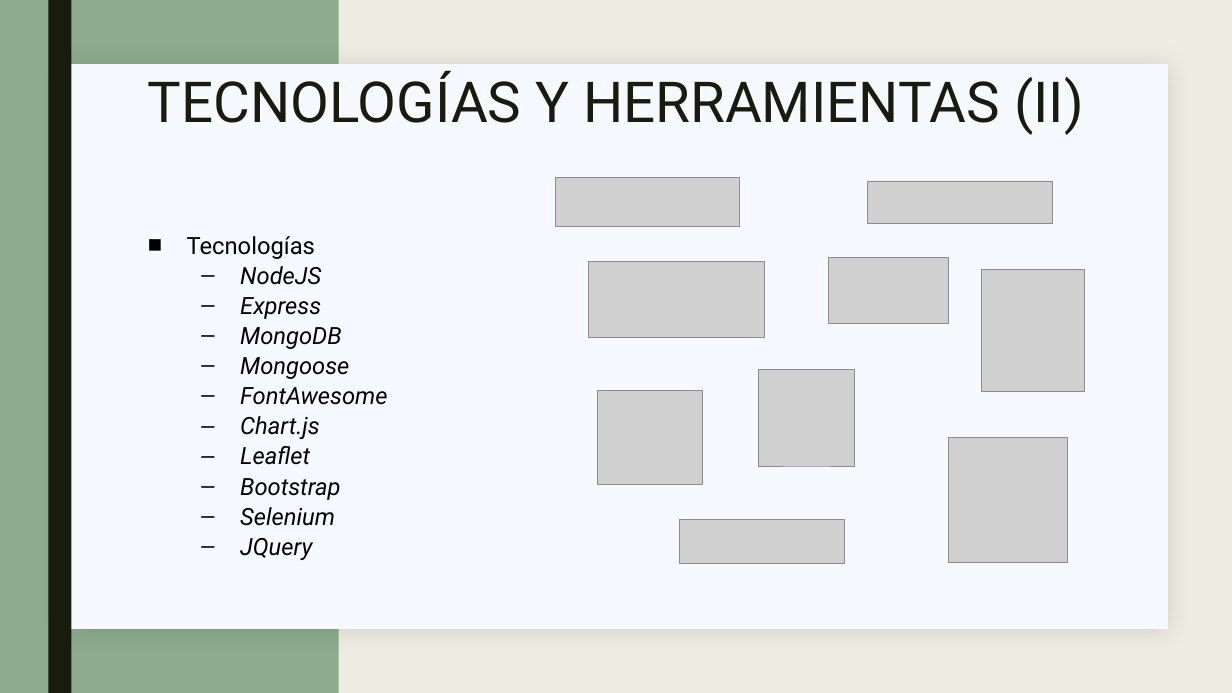
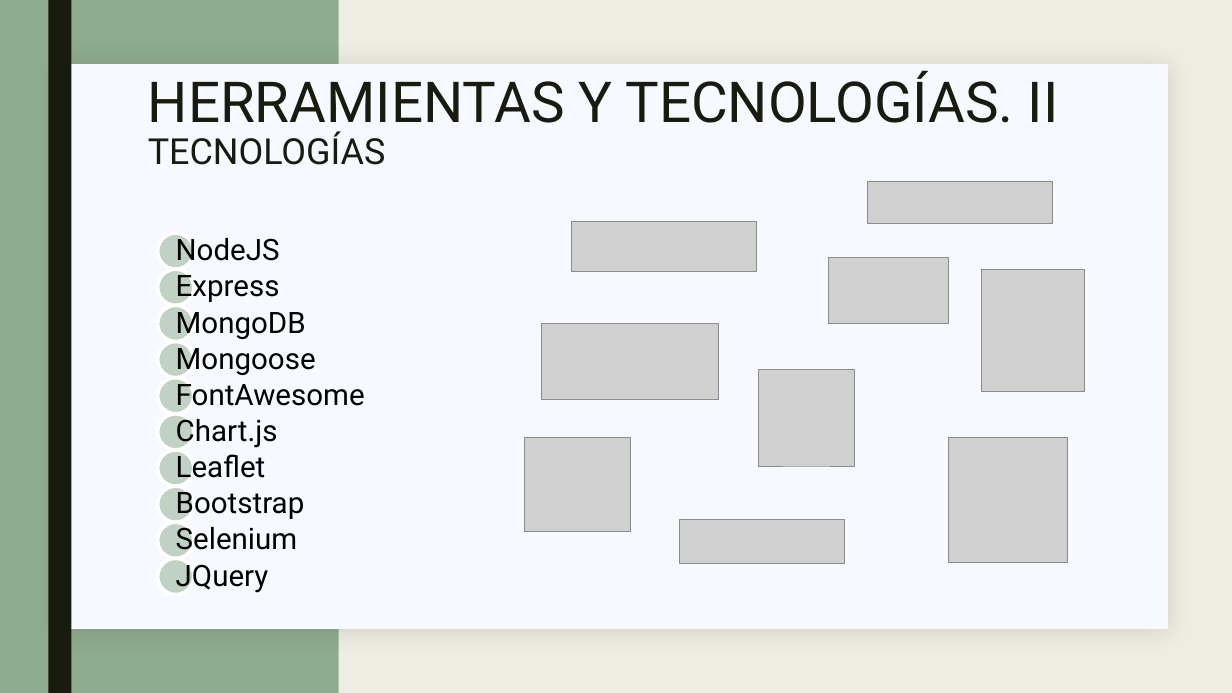
Before and after one commit to golmenero/tfg_inmobiliaria, a slide deck: slide 17 of MATERIAL/Defensa/Presentación.pptx (slide 6 before the commit). Drawn at 1232x693 pixels with LibreOffice and Linux fonts; fonts in the diff are those of the drawing; grey boxes stand for pictures; background and template pictures are left out. Boxes give left, top, right and bottom in pixels: in the first picture for what was removed or moved away, otherwise in the second. Text is boxed around its words. In the diff, an @@ line names an element or a change of style, - is before the commit and + after.

```diff
--- a/MATERIAL/Defensa/Presentación.pptx
+++ b/MATERIAL/Defensa/Presentación.pptx
@@ title at <box>148,70,1059,165</box>: text changed @@
-TECNOLOGÍAS Y HERRAMIENTAS (II)
+HERRAMIENTAS Y TECNOLOGÍAS. II TECNOLOGÍAS
@@ text removed at <box>187,236,387,560</box> @@
-■ Tecnologías
-  – NodeJS
-  – Express
-  – MongoDB
-  – Mongoose
-  – FontAwesome
-  – Chart.js
-  – Leaflet
-  – Bootstrap
-  – Selenium
-  – JQuery
@@ picture: place and size @@
-picture at <box>555,177,740,227</box>
+picture at <box>571,222,756,272</box>
@@ picture: place and size @@
-picture at <box>588,262,764,337</box>
+picture at <box>543,323,719,399</box>
@@ picture: place and size @@
-picture at <box>597,391,703,485</box>
+picture at <box>524,437,630,531</box>
@@ group added at <box>158,233,365,594</box>: 10 ellipses, 10 texts @@
+NodeJS
+Express
+MongoDB
+Mongoose
+FontAwesome
+Chart.js
+Leaflet
+Bootstrap
+Selenium
+JQuery
```
Also in this commit, not shown: 7 other slides changed, 16 slides added, 6 slides removed, 5 other files.
